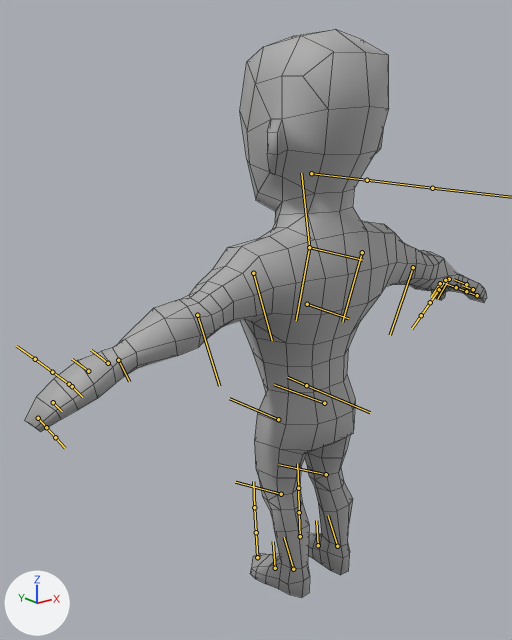
Two versions of the FBX model Thieves/Resources/FBX/Thief.fbx, one commit apart.
The view is the same before and after, from a camera (50 mm lens) standing at (-1.257, -1.362, 1.36) and looking at (-0.092, 0.094, 0.778). Every picture has the same lights, and +X, +Y and +Z are marked at lower left. The bones that bend it are drawn over the model as lines. Mesh edges are drawn as thin lines.

The first picture shows 'Thief'.
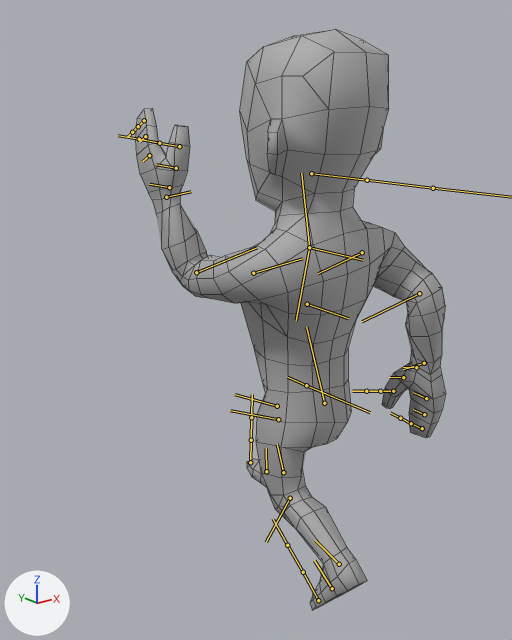
The newer file adds an action. The first version stands in its rest pose; the second is drawn at frame 1 of the action 'Armature|Jump'.

Patch to the scene script:
```diff
--- a/Thieves/Resources/FBX/Thief.fbx.py
+++ b/Thieves/Resources/FBX/Thief.fbx.py
@@ bone_arm_r @@
 bone_arm_r = bpy.data.objects['Armature'].pose.bones['Arm_R']  # child of 'Shoulder_R'
-bone_arm_r.rotation_quaternion = (1.0, 0.0, 0.0, 0.0)  # degrees (0, 0, 0)
+bone_arm_r.rotation_quaternion = (0.767, -0.367, 0.356, 0.388)  # degrees (-31, 56, 37)
@@ bone_forearm_r @@
 bone_forearm_r = bpy.data.objects['Armature'].pose.bones['ForeArm_R']  # child of 'Arm_R'
-bone_forearm_r.rotation_quaternion = (1.0, 0.0, 0.0, 0.0)  # degrees (0, 0, 0)
+bone_forearm_r.rotation_quaternion = (0.903, 0.081, -0.421, 0.023)  # degrees (11, -50, -2)
@@ bone_arm_l @@
 bone_arm_l = bpy.data.objects['Armature'].pose.bones['Arm_L']  # child of 'Shoulder_L'
-bone_arm_l.rotation_quaternion = (1.0, 0.0, 0.0, 0.0)  # degrees (0, 0, 0)
+bone_arm_l.rotation_quaternion = (0.61, -0.405, 0.529, 0.429)  # degrees (-20, 83, 53)
@@ bone_forearm_l @@
 bone_forearm_l = bpy.data.objects['Armature'].pose.bones['ForeArm_L']  # child of 'Arm_L'
-bone_forearm_l.rotation_quaternion = (1.0, 0.0, 0.0, 0.0)  # degrees (0, 0, 0)
+bone_forearm_l.rotation_quaternion = (0.846, -0.099, 0.523, 0.029)  # degrees (-18, 63, -7)
@@ bone_upleg_r @@
 bone_upleg_r = bpy.data.objects['Armature'].pose.bones['UpLeg_R']  # child of 'Hips'
-bone_upleg_r.rotation_quaternion = (1.0, 0.0, 0.0, 0.0)  # degrees (0, 0, 0)
+bone_upleg_r.rotation_quaternion = (0.808, 0.0, 0.0, 0.59)  # degrees (0, 0, 72)
@@ bone_leg_r @@
 bone_leg_r = bpy.data.objects['Armature'].pose.bones['Leg_R']  # child of 'UpLeg_R'
-bone_leg_r.rotation_quaternion = (1.0, 0.0, 0.0, 0.0)  # degrees (0, 0, 0)
+bone_leg_r.rotation_quaternion = (0.838, 0.0, 0.0, -0.545)  # degrees (0, 0, -66)
@@ bone_upleg_l @@
 bone_upleg_l = bpy.data.objects['Armature'].pose.bones['UpLeg_L']  # child of 'Hips'
-bone_upleg_l.rotation_quaternion = (1.0, 0.0, 0.0, 0.0)  # degrees (0, 0, 0)
+bone_upleg_l.rotation_quaternion = (0.997, 0.0, 0.0, -0.083)  # degrees (0, 0, -10)
@@ bone_leg_l @@
 bone_leg_l = bpy.data.objects['Armature'].pose.bones['Leg_L']  # child of 'UpLeg_L'
-bone_leg_l.rotation_quaternion = (1.0, 0.0, 0.0, 0.0)  # degrees (0, 0, 0)
+bone_leg_l.rotation_quaternion = (0.946, 0.0, 0.0, -0.324)  # degrees (0, 0, -38)
```

Pixel boxes [x1, y1, x2, y2] of what changed, in the pictures (512 x 640 px):
'Thief', posed (33% narrower): before [24, 29, 487, 598]; after [136, 29, 445, 610]
bone 'Arm_R', root to tip: before (362, 252) to (342, 322); after (362, 252) to (318, 273)
bone 'ForeArm_R', root to tip: before (413, 267) to (390, 335); after (419, 293) to (362, 321)
bone 'Arm_L', root to tip: before (253, 273) to (272, 340); after (253, 273) to (302, 258)
bone 'ForeArm_L', root to tip: before (197, 315) to (219, 386); after (196, 272) to (257, 247)
bone 'UpLeg_R', root to tip: before (324, 403) to (274, 384); after (324, 403) to (306, 327)
bone 'Leg_R', root to tip: before (326, 474) to (278, 464); after (277, 406) to (235, 394)
bone 'UpLeg_L', root to tip: before (278, 419) to (229, 398); after (278, 419) to (230, 410)
bone 'Leg_L', root to tip: before (281, 494) to (235, 482); after (290, 498) to (266, 542)
